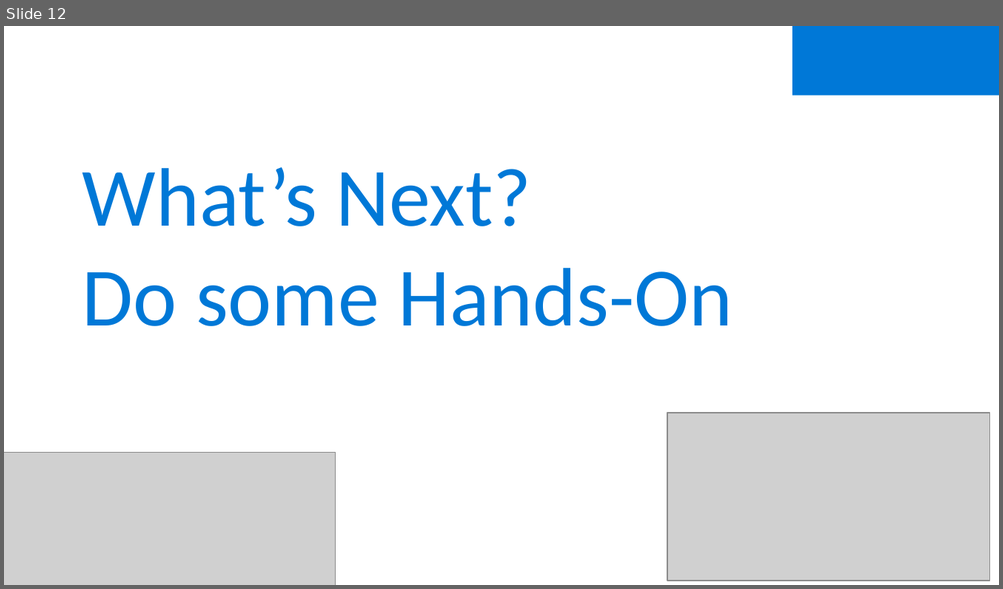
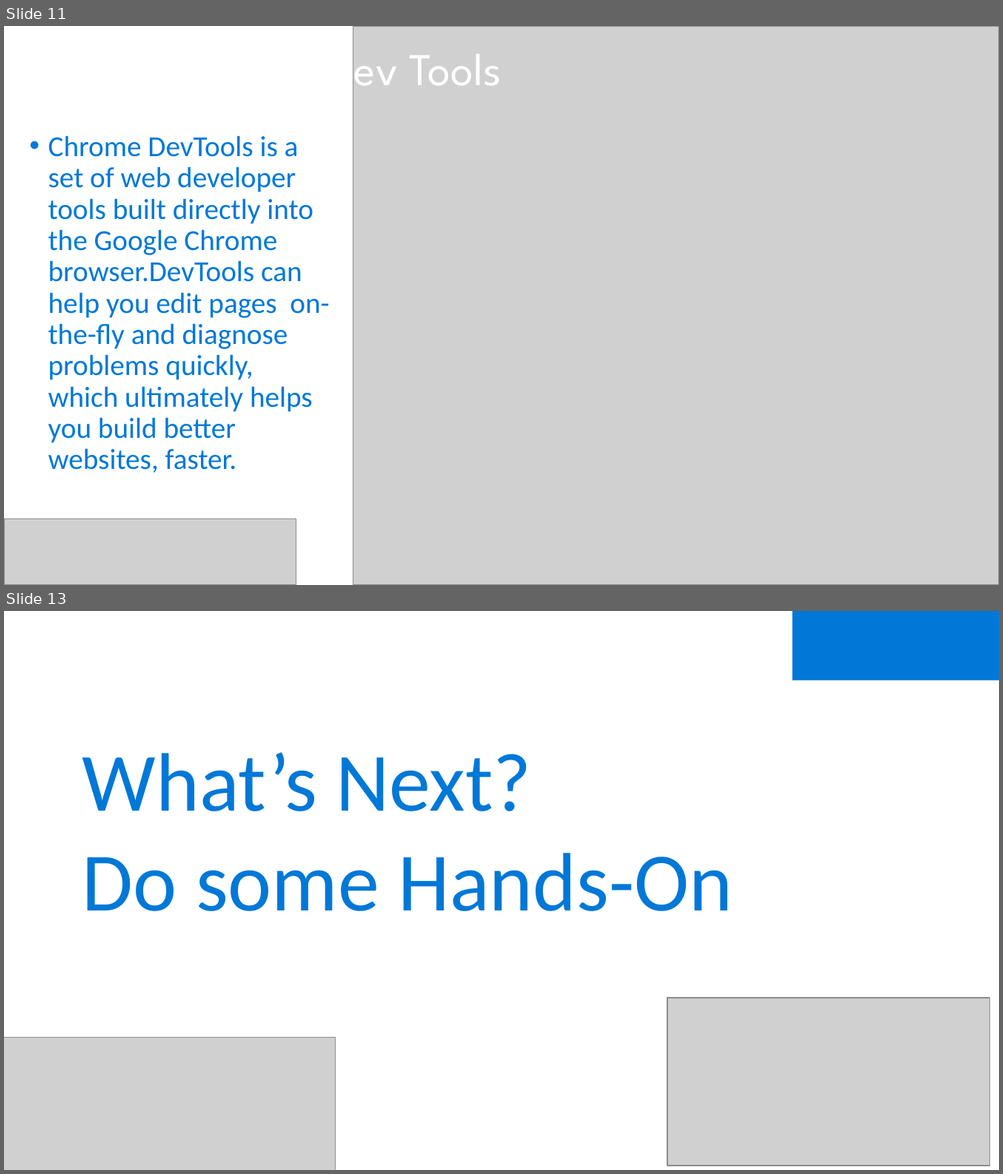
Before and after one commit to Prasundas99/Web-Development-Traning, a slide deck: 00. Introduction/PPT Personal .pptx. Shown one above the other, each under a label of ours: slide 12 before the commit, slides 11 and 13 after it; the slides between them are not shown. The pictures are 1003x589 and 1003x1174 pixels, drawn with LibreOffice and Linux fonts; fonts in the diff are those of the drawing; grey boxes stand for pictures; background and template pictures are left out. Boxes give left, top, right and bottom in pixels: in the first picture for what was removed or moved away, otherwise in the second. Text is boxed around its words. In the diff, an @@ line names an element or a change of style, - is before the commit and + after.

```diff
--- a/00. Introduction/PPT Personal .pptx
+++ b/00. Introduction/PPT Personal .pptx
@@ slide 11 added at (4, 26, 999, 585), background picture (left out) @@
@@ title added at (328, 39, 501, 99), 33 pt, text #FFFFFF @@
+Chrome Dev Tools
@@ picture added at (353, 26, 999, 585) @@
@@ text added at (48, 136, 329, 473), 21 pt, text #0078D7 @@
+• Chrome DevTools is a set of web developer tools built directly into the Google Chrome browser.DevTools can help you edit pages on-the-fly and diagnose problems quickly, which ultimately helps you build better websites, faster.
@@ picture added at (4, 520, 296, 585) @@
@@ what was slide 12 is now slide 13 @@
```
Also in this commit, not shown: 3 slides changed, 2 other slides added, 2 slides removed.
